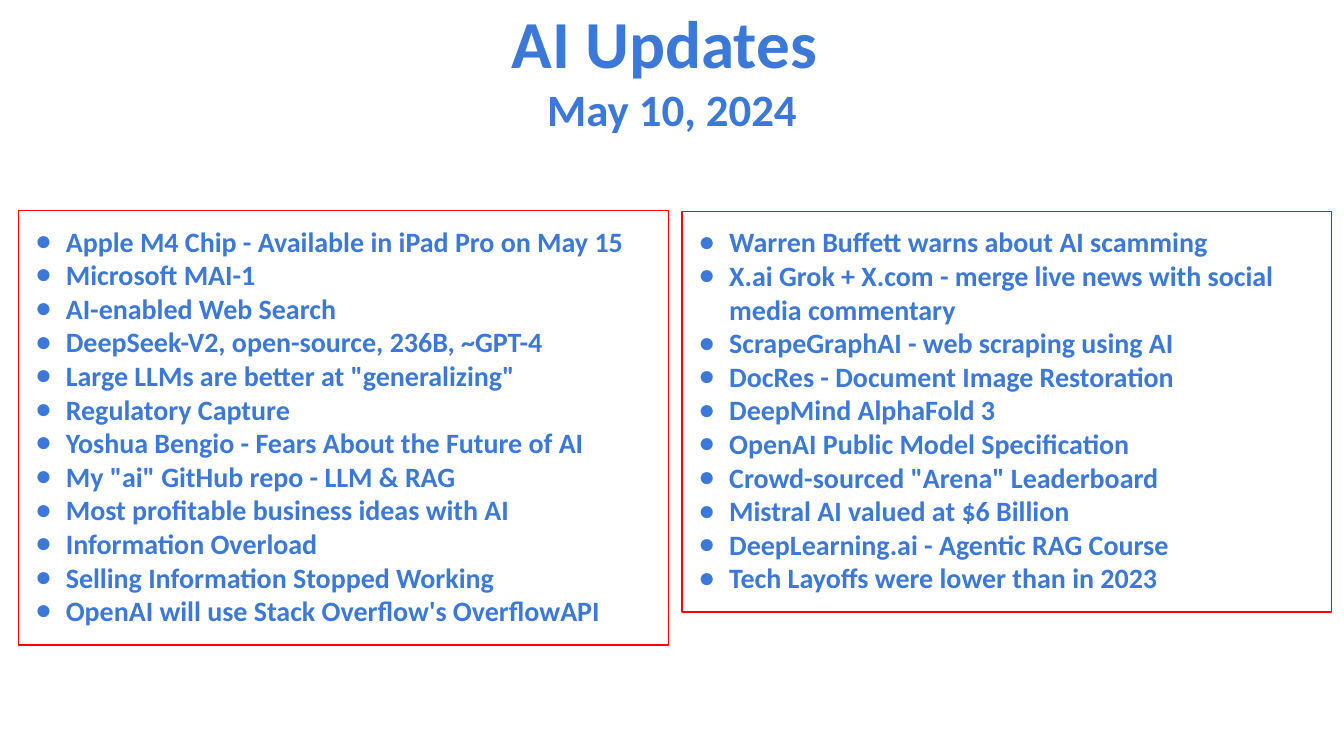
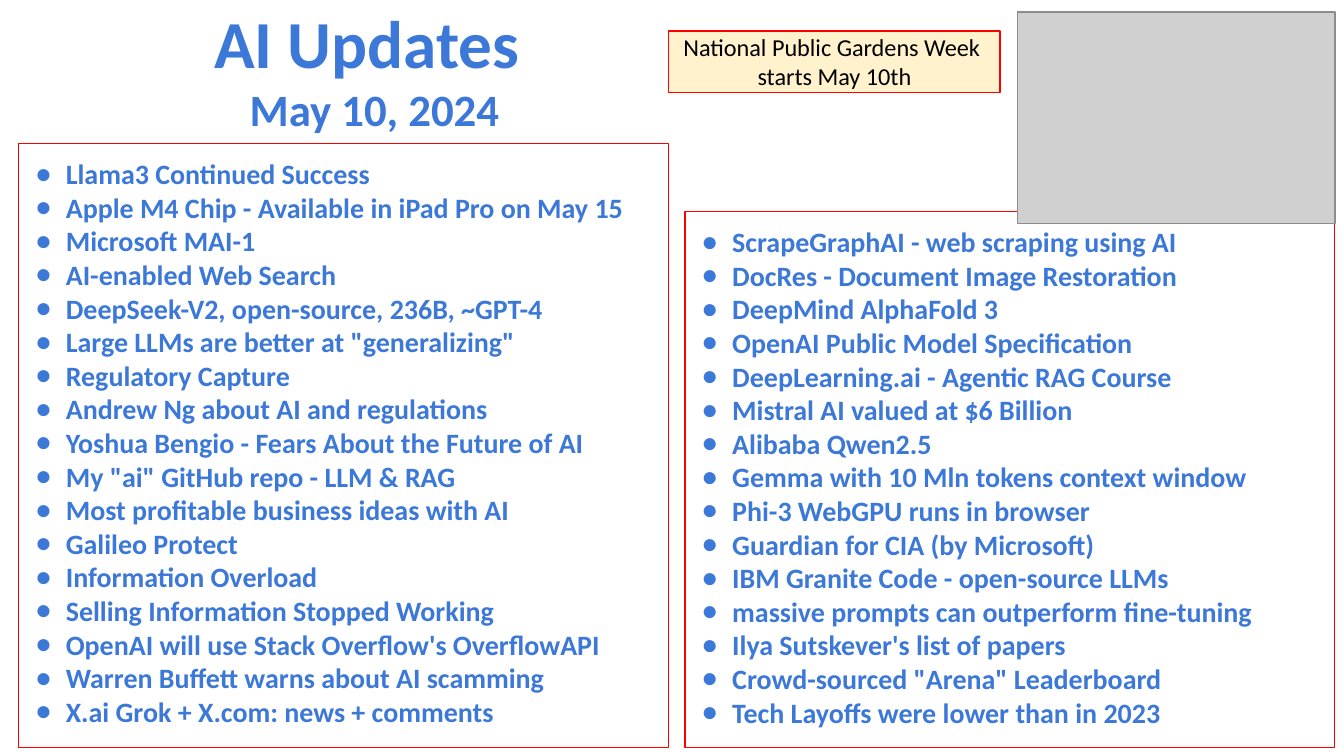
Before and after one commit to lselector/seminar, a slide deck: slide 2 of 2024/2024-05-10-AI-Updates.pptx. Drawn at 1344x756 pixels with LibreOffice and Linux fonts; fonts in the diff are those of the drawing; grey boxes stand for pictures. Boxes give left, top, right and bottom in pixels: in the first picture for what was removed or moved away, otherwise in the second. Text is boxed around its words. In the diff, an @@ line names an element or a change of style, - is before the commit and + after.

```diff
--- a/2024/2024-05-10-AI-Updates.pptx
+++ b/2024/2024-05-10-AI-Updates.pptx
@@ text "AI Updates" moved from (x1=512, y1=21, x2=816, y2=133) to (x1=214, y1=21, x2=519, y2=133) @@
@@ picture added at (x1=1017, y1=12, x2=1335, y2=223) @@
@@ rectangle added at (x1=668, y1=31, x2=1000, y2=93), fill #FFF2CC, outline #FF0000 0.75 pt, 13 pt, text #000000 @@
+National Public Gardens Week
+starts May 10th
@@ rectangle "Llama3 Continued Success" resized from (x1=19, y1=211, x2=668, y2=645) to (x1=19, y1=144, x2=668, y2=747) @@
@@ text in rectangle at (x1=66, y1=164, x2=370, y2=184): paragraph added @@
+● Llama3 Continued Success
@@ rectangle "ScrapeGraphAI - web scraping using ..." resized from (x1=683, y1=211, x2=1332, y2=612) to (x1=685, y1=211, x2=1335, y2=747) @@
@@ text in rectangle at (x1=729, y1=232, x2=1273, y2=325): paragraphs removed @@
-● Warren Buffett warns about AI scamming
-● X.ai Grok + X.com - merge live news with social media commentary
@@ text in rectangle at (x1=732, y1=367, x2=1252, y2=660): paragraphs added @@
+● DeepLearning.ai - Agentic RAG Course
+● Mistral AI valued at $6 Billion
+● Alibaba Qwen2.5
+● Gemma with 10 Mln tokens context window
+● Phi-3 WebGPU runs in browser
+● Guardian for CIA (by Microsoft)
+● IBM Granite Code - open-source LLMs
+● massive prompts can outperform fine-tuning
+● Ilya Sutskever's list of papers
@@ text in rectangle at (x1=66, y1=399, x2=487, y2=424): paragraph added @@
+● Andrew Ng about AI and regulations
@@ text in rectangle at (x1=729, y1=501, x2=1169, y2=560): paragraphs removed @@
-● Mistral AI valued at $6 Billion
-● DeepLearning.ai - Agentic RAG Course
@@ text in rectangle at (x1=66, y1=534, x2=237, y2=554): paragraph added @@
+● Galileo Protect
@@ text in rectangle at (x1=66, y1=668, x2=544, y2=722): paragraphs added @@
+● Warren Buffett warns about AI scamming
+● X.ai Grok + X.com: news + comments
```
Also in this commit, not shown: 6 other slides changed, 4 slides added.
